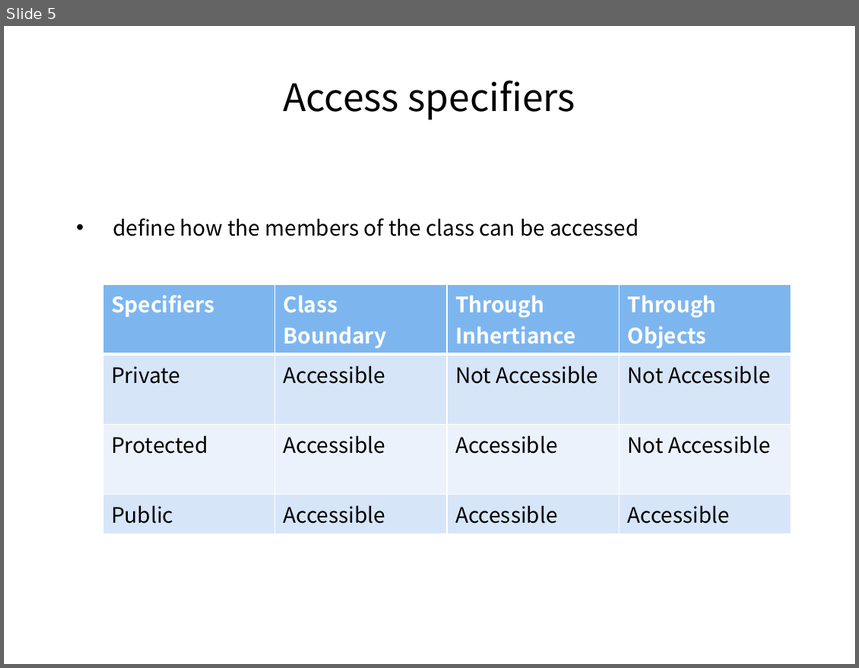
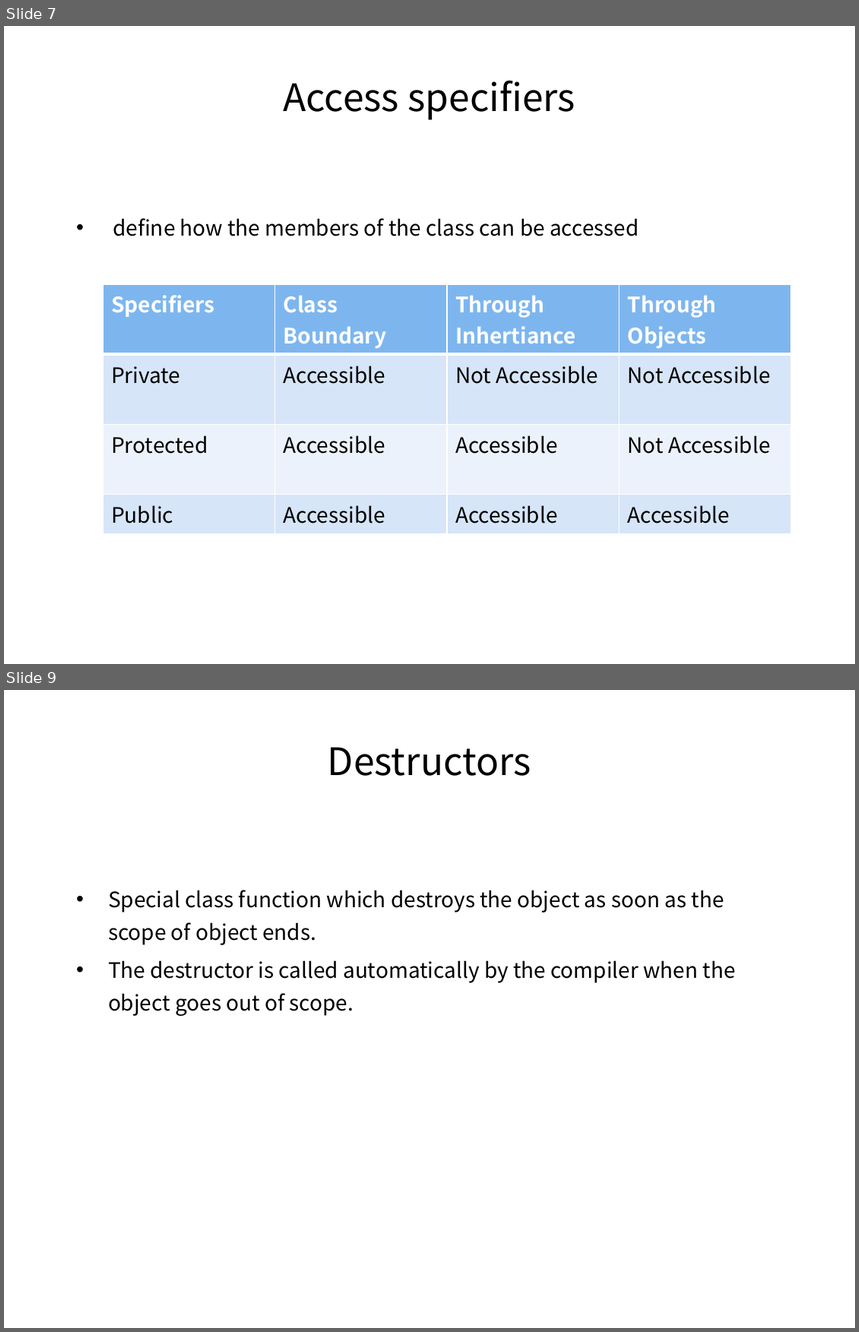
Before and after one commit to pankajfri/Training-Materials, a slide deck: Objected Oriented Programming Concepts Using C++ & Data Structures/Session-2.pptx. Shown one above the other, each under a label of ours: slide 5 before the commit, slides 7 and 9 after it; the slides between them are not shown. The pictures are 859x668 and 859x1332 pixels, drawn with LibreOffice and Linux fonts; fonts in the diff are those of the drawing. Boxes give left, top, right and bottom in pixels: in the first picture for what was removed or moved away, otherwise in the second. Text is boxed around its words. In the diff, an @@ line names an element or a change of style, - is before the commit and + after.

```diff
--- a/Objected Oriented Programming Concepts Using C++ & Data Structures/Session-2.pptx
+++ b/Objected Oriented Programming Concepts Using C++ & Data Structures/Session-2.pptx
@@ slide 9 added at (4,690,855,1328), background #FFFFFF @@
@@ title added at (328,747,531,776), 32 pt, text #000000 @@
+Destructors
@@ text added at (108,890,736,1016), 18 pt, text #000000 @@
+• Special class function which destroys the object as soon as the scope of object ends.
+• The destructor is called automatically by the compiler when the object goes out of scope.
@@ what was slide 5 is now slide 7 @@
```
Also in this commit, not shown: 3 slides changed, 9 other slides added, 6 slides removed, 26 other files.
